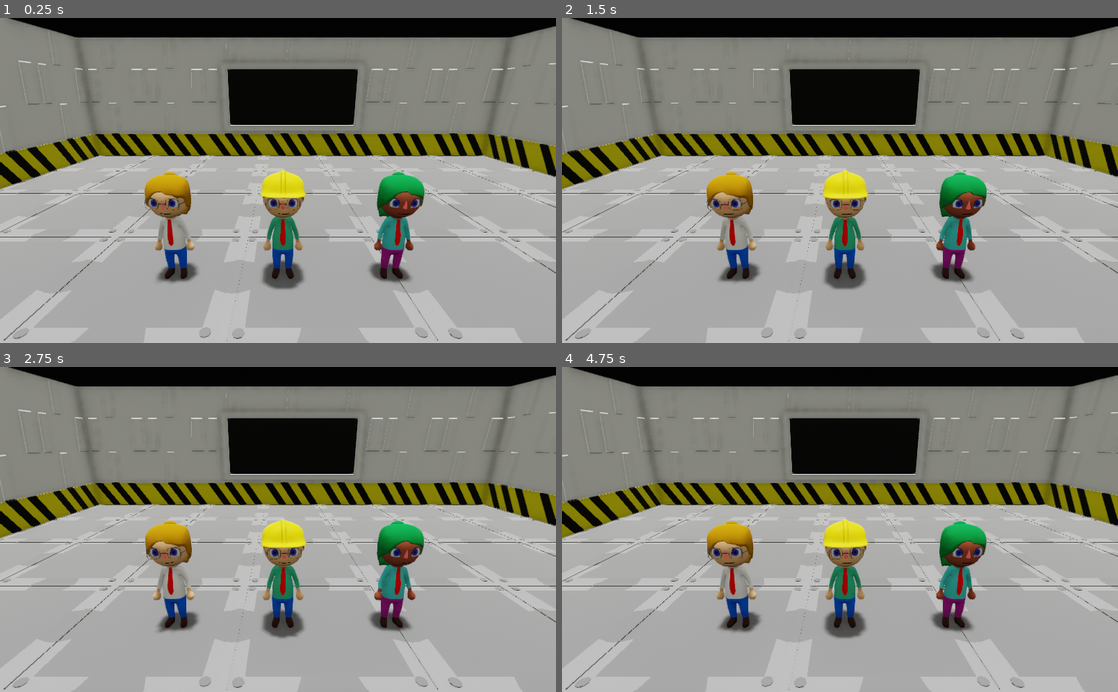
Above: before the commit, frames 1-4 (two rows, left to right).
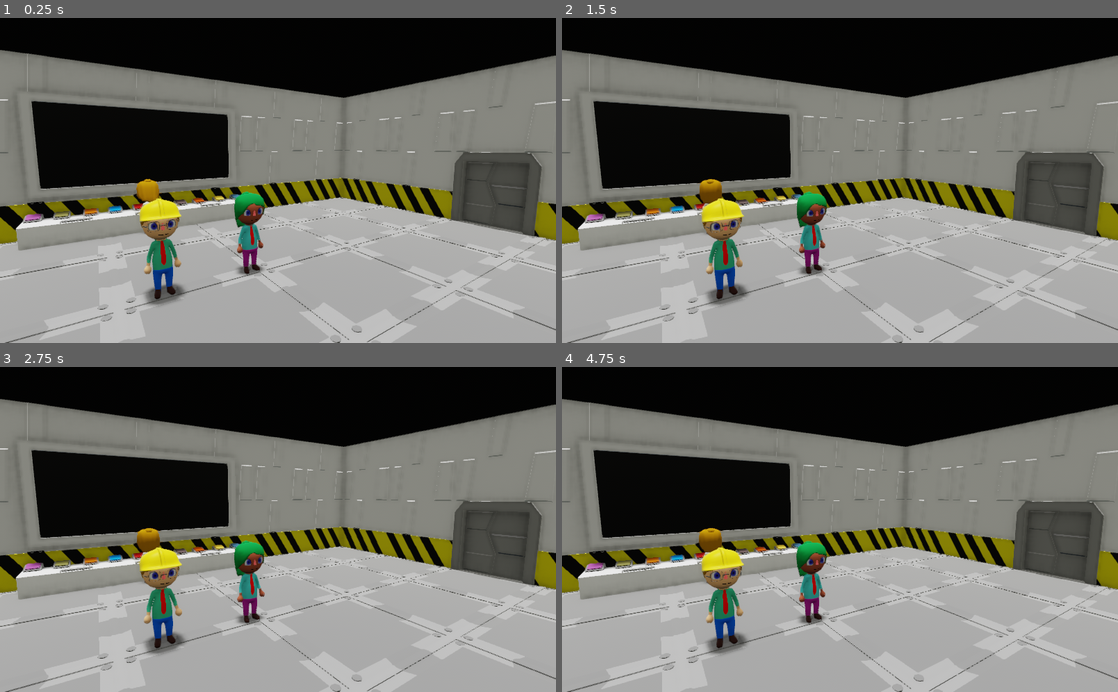
Above: after the commit, the same moments.

Repository: smallcluster/VolcanoJuice
Game: Godot game, scene res://niveaux/control_room.tscn
Same seed, same stepped clock (60 frames per second), same inputs: the game is played once before the commit and once after it. The project has no main scene, so this scene is started directly.
Inputs:
- Up to frame 1 (0.25 s): no input
- Up to frame 2 (1.5 s): no input
- Up to frame 3 (2.75 s): no input
- Up to frame 4 (4.75 s): no input

The runs differ from the first frame. In frame 1, 50% of the frame differs, in the area x 0-100%, y 0-100%; in frame 2, 50%; in frame 3, 50%; in frame 4, 50%.

Commit message:
Update control_room.tscn

Diff:
--- a/src/niveaux/control_room.tscn
+++ b/src/niveaux/control_room.tscn
@@ -1,10 +1,12 @@
-[gd_scene load_steps=10 format=2]
+[gd_scene load_steps=13 format=2]
 
 [ext_resource path="res://control_room_assets/floor.tscn" type="PackedScene" id=1]
 [ext_resource path="res://perso/perso.tscn" type="PackedScene" id=2]
 [ext_resource path="res://control_room_assets/wall.tscn" type="PackedScene" id=3]
 [ext_resource path="res://control_room_assets/wall_door.tscn" type="PackedScene" id=4]
 [ext_resource path="res://control_room_assets/screen.glb" type="PackedScene" id=5]
+[ext_resource path="res://control_room_assets/keyboard.glb" type="PackedScene" id=6]
+[ext_resource path="res://control_room_assets/button.tscn" type="PackedScene" id=7]
 
 [sub_resource type="ProceduralSky" id=6]
 sky_top_color = Color( 0.443137, 0.443137, 0.443137, 1 )
@@ -28,26 +30,23 @@
 [sub_resource type="SpatialMaterial" id=8]
 albedo_color = Color( 0, 0, 0, 1 )
 
+[sub_resource type="CubeMesh" id=9]
+
 [node name="world" type="Spatial"]
 
 [node name="Camera" type="Camera" parent="."]
-transform = Transform( 1, 0, 0, 0, 0.955211, 0.295924, 0, -0.295924, 0.955211, -0.488161, 2.09552, 2.87235 )
+transform = Transform( 0.836257, 0.0643928, -0.544543, 0, 0.993081, 0.117433, 0.548337, -0.0982042, 0.830471, -1.11183, 1.96009, 0.732337 )
 fov = 60.994
 
 [node name="floors" type="Spatial" parent="."]
 transform = Transform( 1, 0, 0, 0, 1, 0, 0, 0, 1, -7, 0, -7 )
 
-[node name="floor" parent="floors" instance=ExtResource( 1 )]
-
 [node name="floor2" parent="floors" instance=ExtResource( 1 )]
 transform = Transform( 1, 0, 0, 0, 1, 0, 0, 0, 1, 2, 0, 0 )
 
 [node name="floor3" parent="floors" instance=ExtResource( 1 )]
 transform = Transform( 1, 0, 0, 0, 1, 0, 0, 0, 1, 2, 0, 2 )
 
-[node name="floor4" parent="floors" instance=ExtResource( 1 )]
-transform = Transform( 1, 0, 0, 0, 1, 0, 0, 0, 1, 0, 0, 2 )
-
 [node name="floor5" parent="floors" instance=ExtResource( 1 )]
 transform = Transform( 1, 0, 0, 0, 1, 0, 0, 0, 1, 4, 0, 0 )
 
@@ -72,18 +71,12 @@
 [node name="floor12" parent="floors" instance=ExtResource( 1 )]
 transform = Transform( 1, 0, 0, 0, 1, 0, 0, 0, 1, 4, 0, 6 )
 
-[node name="floor13" parent="floors" instance=ExtResource( 1 )]
-transform = Transform( 1, 0, 0, 0, 1, 0, 0, 0, 1, 0, 0, 4 )
-
 [node name="floor14" parent="floors" instance=ExtResource( 1 )]
 transform = Transform( 1, 0, 0, 0, 1, 0, 0, 0, 1, 2, 0, 4 )
 
 [node name="floor15" parent="floors" instance=ExtResource( 1 )]
 transform = Transform( 1, 0, 0, 0, 1, 0, 0, 0, 1, 2, 0, 6 )
 
-[node name="floor16" parent="floors" instance=ExtResource( 1 )]
-transform = Transform( 1, 0, 0, 0, 1, 0, 0, 0, 1, 0, 0, 6 )
-
 [node name="floor17" parent="floors" instance=ExtResource( 1 )]
 transform = Transform( 1, 0, 0, 0, 1, 0, 0, 0, 1, 8, 0, 0 )
 
@@ -126,70 +119,43 @@
 [node name="floor34" parent="floors" instance=ExtResource( 1 )]
 transform = Transform( 1, 0, 0, 0, 1, 0, 0, 0, 1, 10, 0, 8 )
 
-[node name="floor35" parent="floors" instance=ExtResource( 1 )]
-transform = Transform( 1, 0, 0, 0, 1, 0, 0, 0, 1, 10, 0, 10 )
-
-[node name="floor36" parent="floors" instance=ExtResource( 1 )]
-transform = Transform( 1, 0, 0, 0, 1, 0, 0, 0, 1, 8, 0, 10 )
-
 [node name="floor37" parent="floors" instance=ExtResource( 1 )]
 transform = Transform( 1, 0, 0, 0, 1, 0, 0, 0, 1, 12, 0, 8 )
 
-[node name="floor40" parent="floors" instance=ExtResource( 1 )]
-transform = Transform( 1, 0, 0, 0, 1, 0, 0, 0, 1, 12, 0, 10 )
-
-[node name="floor41" parent="floors" instance=ExtResource( 1 )]
-transform = Transform( 1, 0, 0, 0, 1, 0, 0, 0, 1, 12, 0, 12 )
-
-[node name="floor45" parent="floors" instance=ExtResource( 1 )]
-transform = Transform( 1, 0, 0, 0, 1, 0, 0, 0, 1, 8, 0, 12 )
-
-[node name="floor46" parent="floors" instance=ExtResource( 1 )]
-transform = Transform( 1, 0, 0, 0, 1, 0, 0, 0, 1, 10, 0, 12 )
-
-[node name="floor49" parent="floors" instance=ExtResource( 1 )]
-transform = Transform( 1, 0, 0, 0, 1, 0, 0, 0, 1, 0, 0, 8 )
-
 [node name="floor50" parent="floors" instance=ExtResource( 1 )]
 transform = Transform( 1, 0, 0, 0, 1, 0, 0, 0, 1, 2, 0, 8 )
 
-[node name="floor51" parent="floors" instance=ExtResource( 1 )]
-transform = Transform( 1, 0, 0, 0, 1, 0, 0, 0, 1, 2, 0, 10 )
-
-[node name="floor52" parent="floors" instance=ExtResource( 1 )]
-transform = Transform( 1, 0, 0, 0, 1, 0, 0, 0, 1, 0, 0, 10 )
-
 [node name="floor53" parent="floors" instance=ExtResource( 1 )]
 transform = Transform( 1, 0, 0, 0, 1, 0, 0, 0, 1, 4, 0, 8 )
 
 [node name="floor54" parent="floors" instance=ExtResource( 1 )]
 transform = Transform( 1, 0, 0, 0, 1, 0, 0, 0, 1, 6, 0, 8 )
 
-[node name="floor55" parent="floors" instance=ExtResource( 1 )]
-transform = Transform( 1, 0, 0, 0, 1, 0, 0, 0, 1, 6, 0, 10 )
-
-[node name="floor56" parent="floors" instance=ExtResource( 1 )]
-transform = Transform( 1, 0, 0, 0, 1, 0, 0, 0, 1, 4, 0, 10 )
-
-[node name="floor57" parent="floors" instance=ExtResource( 1 )]
-transform = Transform( 1, 0, 0, 0, 1, 0, 0, 0, 1, 4, 0, 12 )
-
-[node name="floor58" parent="floors" instance=ExtResource( 1 )]
-transform = Transform( 1, 0, 0, 0, 1, 0, 0, 0, 1, 6, 0, 12 )
-
-[node name="floor61" parent="floors" instance=ExtResource( 1 )]
-transform = Transform( 1, 0, 0, 0, 1, 0, 0, 0, 1, 0, 0, 12 )
-
-[node name="floor62" parent="floors" instance=ExtResource( 1 )]
-transform = Transform( 1, 0, 0, 0, 1, 0, 0, 0, 1, 2, 0, 12 )
-
 [node name="pnjs" type="Spatial" parent="."]
-transform = Transform( 1, 0, 0, 0, 1, 0, 0, 0, 1, -0.0614903, 0, -0.0520065 )
+transform = Transform( 1, 0, 0, 0, 1, 0, 0, 0, 1, -0.0910785, 0, -3.09441 )
 
 [node name="perso" parent="pnjs" instance=ExtResource( 2 )]
-transform = Transform( 1, 0, 0, 0, 1, 0, 0, 0, 1, -1.65866, 0, 0 )
+transform = Transform( -1, 0, -8.74228e-08, 0, 1, 0, 8.74228e-08, 0, -1, -0.0756543, 0, -2.92634 )
 sexe = 1
 casque = false
+
+[node name="BoneAttachment" parent="pnjs/perso/Armature/Skeleton" index="0"]
+transform = Transform( -0.992478, 0.023591, -0.120123, 0.0171796, 0.998386, 0.0541324, 0.121207, 0.0516612, -0.991281, 0.00716054, 0.749804, 0.0978918 )
+
+[node name="casque" parent="pnjs/perso/Armature/Skeleton/BoneAttachment" index="0"]
+visible = false
+
+[node name="BoneAttachment2" parent="pnjs/perso/Armature/Skeleton" index="1"]
+transform = Transform( -0.992478, 0.023591, -0.120123, 0.0171796, 0.998386, 0.0541324, 0.121207, 0.0516612, -0.991281, 0.00716054, 0.749804, 0.0978918 )
+
+[node name="cheveux_femme" parent="pnjs/perso/Armature/Skeleton" index="5"]
+visible = true
+
+[node name="cheveux_homme" parent="pnjs/perso/Armature/Skeleton" index="6"]
+visible = false
+
+[node name="AnimationPlayer" parent="pnjs/perso" index="1"]
+autoplay = "typing_idle_track"
 
 [node name="perso2" parent="pnjs" instance=ExtResource( 2 )]
 transform = Transform( 1, 0, 0, 0, 1, 0, 0, 0, 1, -0.36936, 0, 0 )
@@ -209,25 +175,19 @@
 transform = Transform( 1, 0, 0, 0, 1, 0, 0, 0, 1, 1, 0, 0 )
 
 [node name="wall" parent="walls" instance=ExtResource( 3 )]
-transform = Transform( 1, 0, 0, 0, 1, 0, 0, 0, 1, -8, 0, -7 )
+transform = Transform( 1, 0, 0, 0, 1, 0, 0, 0, 1, -6, 0, -7 )
 
 [node name="wall2" parent="walls" instance=ExtResource( 3 )]
-transform = Transform( 1, 0, 0, 0, 1, 0, 0, 0, 1, -8, 0, -5 )
+transform = Transform( 1, 0, 0, 0, 1, 0, 0, 0, 1, -6, 0, -5 )
 
 [node name="wall3" parent="walls" instance=ExtResource( 3 )]
-transform = Transform( 1, 0, 0, 0, 1, 0, 0, 0, 1, -8, 0, -3 )
+transform = Transform( 1, 0, 0, 0, 1, 0, 0, 0, 1, -6, 0, -3 )
 
 [node name="wall4" parent="walls" instance=ExtResource( 3 )]
-transform = Transform( 1, 0, 0, 0, 1, 0, 0, 0, 1, -8, 0, -1 )
+transform = Transform( 1, 0, 0, 0, 1, 0, 0, 0, 1, -6, 0, -1 )
 
 [node name="wall5" parent="walls" instance=ExtResource( 3 )]
-transform = Transform( 1, 0, 0, 0, 1, 0, 0, 0, 1, -8, 0, 1 )
-
-[node name="wall6" parent="walls" instance=ExtResource( 3 )]
-transform = Transform( 1, 0, 0, 0, 1, 0, 0, 0, 1, -8, 0, 3 )
-
-[node name="wall7" parent="walls" instance=ExtResource( 3 )]
-transform = Transform( 1, 0, 0, 0, 1, 0, 0, 0, 1, -8, 0, 5 )
+transform = Transform( 1, 0, 0, 0, 1, 0, 0, 0, 1, -6, 0, 1 )
 
 [node name="wall26" parent="walls" instance=ExtResource( 3 )]
 transform = Transform( 1.31134e-07, 0, -1, 0, 1, 0, 1, 0, 1.31134e-07, 6, 0, -7 )
@@ -247,20 +207,11 @@
 [node name="wall31" parent="walls" instance=ExtResource( 3 )]
 transform = Transform( 1.31134e-07, 0, -1, 0, 1, 0, 1, 0, 1.31134e-07, -4, 0, -7 )
 
-[node name="wall32" parent="walls" instance=ExtResource( 3 )]
-transform = Transform( 1.31134e-07, 0, -1, 0, 1, 0, 1, 0, 1.31134e-07, -6, 0, -7 )
-
-[node name="wall8" parent="walls" instance=ExtResource( 3 )]
-transform = Transform( -1, 0, -8.74228e-08, 0, 1, 0, 8.74228e-08, 0, -1, 6, 0, 7 )
-
-[node name="wall9" parent="walls" instance=ExtResource( 3 )]
-transform = Transform( -1, 0, -8.74228e-08, 0, 1, 0, 8.74228e-08, 0, -1, 6, 0, 5 )
-
 [node name="wall10" parent="walls" instance=ExtResource( 3 )]
 transform = Transform( -1, 0, -8.74228e-08, 0, 1, 0, 8.74228e-08, 0, -1, 6, 0, 3 )
 
 [node name="wall12" parent="walls" instance=ExtResource( 3 )]
-transform = Transform( -1, 0, -8.74228e-08, 0, 1, 0, 8.74228e-08, 0, -1, 6, 0, -1 )
+transform = Transform( -1, 0, -8.74228e-08, 0, 1, 0, 8.74228e-08, 0, -1, 6, 0, 1 )
 
 [node name="wall13" parent="walls" instance=ExtResource( 3 )]
 transform = Transform( -1, 0, -8.74228e-08, 0, 1, 0, 8.74228e-08, 0, -1, 6, 0, -3 )
@@ -268,26 +219,23 @@
 [node name="wall14" parent="walls" instance=ExtResource( 3 )]
 transform = Transform( -1, 0, -8.74228e-08, 0, 1, 0, 8.74228e-08, 0, -1, 6, 0, -5 )
 
-[node name="wall33" parent="walls" instance=ExtResource( 3 )]
-transform = Transform( -2.18557e-07, 0, 1, 0, 1, 0, -1, 0, -2.18557e-07, -8, 0, 7 )
-
 [node name="wall34" parent="walls" instance=ExtResource( 3 )]
-transform = Transform( -2.18557e-07, 0, 1, 0, 1, 0, -1, 0, -2.18557e-07, -6, 0, 7 )
+transform = Transform( -2.18557e-07, 0, 1, 0, 1, 0, -1, 0, -2.18557e-07, -6, 0, 3 )
 
 [node name="wall35" parent="walls" instance=ExtResource( 3 )]
-transform = Transform( -2.18557e-07, 0, 1, 0, 1, 0, -1, 0, -2.18557e-07, -4, 0, 7 )
+transform = Transform( -2.18557e-07, 0, 1, 0, 1, 0, -1, 0, -2.18557e-07, -4, 0, 3 )
 
 [node name="wall36" parent="walls" instance=ExtResource( 3 )]
-transform = Transform( -2.18557e-07, 0, 1, 0, 1, 0, -1, 0, -2.18557e-07, -2, 0, 7 )
+transform = Transform( -2.18557e-07, 0, 1, 0, 1, 0, -1, 0, -2.18557e-07, -2, 0, 3 )
 
 [node name="wall37" parent="walls" instance=ExtResource( 3 )]
-transform = Transform( -2.18557e-07, 0, 1, 0, 1, 0, -1, 0, -2.18557e-07, 1.19209e-06, 0, 7 )
+transform = Transform( -2.18557e-07, 0, 1, 0, 1, 0, -1, 0, -2.18557e-07, 1.19209e-06, 0, 3 )
 
 [node name="wall38" parent="walls" instance=ExtResource( 3 )]
-transform = Transform( -2.18557e-07, 0, 1, 0, 1, 0, -1, 0, -2.18557e-07, 2, 0, 7 )
+transform = Transform( -2.18557e-07, 0, 1, 0, 1, 0, -1, 0, -2.18557e-07, 2, 0, 3 )
 
 [node name="wall39" parent="walls" instance=ExtResource( 3 )]
-transform = Transform( -2.18557e-07, 0, 1, 0, 1, 0, -1, 0, -2.18557e-07, 4, 0, 7 )
+transform = Transform( -2.18557e-07, 0, 1, 0, 1, 0, -1, 0, -2.18557e-07, 4, 0, 3 )
 
 [node name="WorldEnvironment" type="WorldEnvironment" parent="."]
 environment = SubResource( 4 )
@@ -300,7 +248,7 @@
 directional_shadow_max_distance = 25.0
 
 [node name="wall_door" parent="." instance=ExtResource( 4 )]
-transform = Transform( -1, 0, -8.74228e-08, 0, 1, 0, 8.74228e-08, 0, -1, 7, 0, -1 )
+transform = Transform( -1, 0, -8.74228e-08, 0, 1, 0, 8.74228e-08, 0, -1, 7, 0, -3 )
 
 [node name="MeshInstance" type="MeshInstance" parent="."]
 transform = Transform( 7.5, 0, 0, 0, 0.1, 0, 0, 0, 7.5, 0, 3.96724, 0 )
@@ -310,3 +258,62 @@
 
 [node name="screen" parent="." instance=ExtResource( 5 )]
 transform = Transform( 1, 0, 0, 0, -1, -8.74228e-08, 0, 8.74228e-08, -1, 0, 2, -7.2 )
+
+[node name="controls" type="Spatial" parent="."]
+
+[node name="table1" type="MeshInstance" parent="controls"]
+transform = Transform( 2.47486, 0, 0, 0, 1, 0, 0, 0, 1, 0, -0.570318, -7.2521 )
+mesh = SubResource( 9 )
+skeleton = NodePath("../..")
+material/0 = null
+
+[node name="button" parent="controls" instance=ExtResource( 7 )]
+transform = Transform( -2, 0, -1.74846e-07, 0, 2, 0, 1.74846e-07, 0, -2, -2.30137, 0.389349, -6.82387 )
+couleur = Color( 0.667771, 0.36475, 0.635744, 1 )
+
+[node name="button2" parent="controls" instance=ExtResource( 7 )]
+transform = Transform( -2, 0, -1.74846e-07, 0, 2, 0, 1.74846e-07, 0, -2, -1.82243, 0.389349, -6.82387 )
+couleur = Color( 0.543368, 0.531589, 0.323091, 1 )
+
+[node name="button3" parent="controls" instance=ExtResource( 7 )]
+transform = Transform( -2, 0, -1.74846e-07, 0, 2, 0, 1.74846e-07, 0, -2, -1.29535, 0.389349, -6.82387 )
+couleur = Color( 0.766797, 0.433878, 0.0503567, 1 )
+
+[node name="button4" parent="controls" instance=ExtResource( 7 )]
+transform = Transform( -2, 0, -1.74846e-07, 0, 2, 0, 1.74846e-07, 0, -2, -0.813565, 0.389349, -6.82387 )
+couleur = Color( 0.0459245, 0.587418, 0.877065, 1 )
+
+[node name="button5" parent="controls" instance=ExtResource( 7 )]
+transform = Transform( -2, 0, -1.74846e-07, 0, 2, 0, 1.74846e-07, 0, -2, -0.292244, 0.389349, -6.82387 )
+couleur = Color( 0.688602, 0.115724, 0.119456, 1 )
+
+[node name="button6" parent="controls" instance=ExtResource( 7 )]
+transform = Transform( -2, 0, -1.74846e-07, 0, 2, 0, 1.74846e-07, 0, -2, 0.186698, 0.389349, -6.82387 )
+couleur = Color( 0.826694, 0.74533, 0.752232, 1 )
+
+[node name="button7" parent="controls" instance=ExtResource( 7 )]
+transform = Transform( -2, 0, -1.74846e-07, 0, 2, 0, 1.74846e-07, 0, -2, 0.713777, 0.389349, -6.82387 )
+couleur = Color( 0.414569, 0.359195, 0.363973, 1 )
+
+[node name="button8" parent="controls" instance=ExtResource( 7 )]
+transform = Transform( -2, 0, -1.74846e-07, 0, 2, 0, 1.74846e-07, 0, -2, 1.19556, 0.389349, -6.82387 )
+couleur = Color( 0.785099, 0.352334, 0.0442266, 1 )
+
+[node name="button9" parent="controls" instance=ExtResource( 7 )]
+transform = Transform( -2, 0, -1.74846e-07, 0, 2, 0, 1.74846e-07, 0, -2, 1.78602, 0.389349, -6.82387 )
+couleur = Color( 0.967518, 0.827205, 0.327712, 1 )
+
+[node name="button10" parent="controls" instance=ExtResource( 7 )]
+transform = Transform( -2, 0, -1.74846e-07, 0, 2, 0, 1.74846e-07, 0, -2, 2.3131, 0.389349, -6.82387 )
+couleur = Color( 0.296895, 0.450405, 0.56367, 1 )
+
+[node name="keyboard" parent="controls" instance=ExtResource( 6 )]
+transform = Transform( 1, 0, 0, 0, 1, 0, 0, 0, 1, -0.158616, 0.412333, -6.38415 )
+
+[node name="keyboard2" parent="controls" instance=ExtResource( 6 )]
+transform = Transform( 1, 0, 0, 0, 1, 0, 0, 0, 1, -1.53807, 0.412333, -6.38415 )
+
+[node name="keyboard3" parent="controls" instance=ExtResource( 6 )]
+transform = Transform( 1, 0, 0, 0, 1, 0, 0, 0, 1, 1.39343, 0.412333, -6.38415 )
+
+[editable path="pnjs/perso"]
